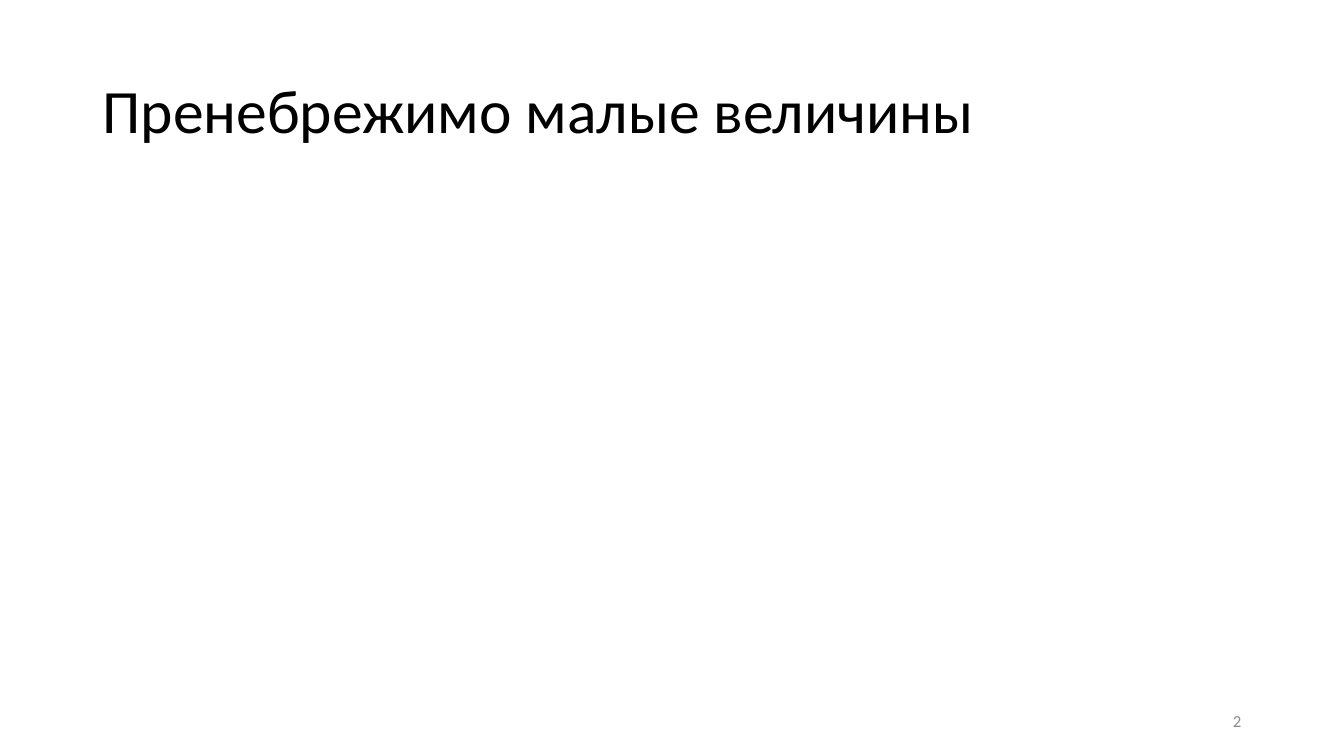
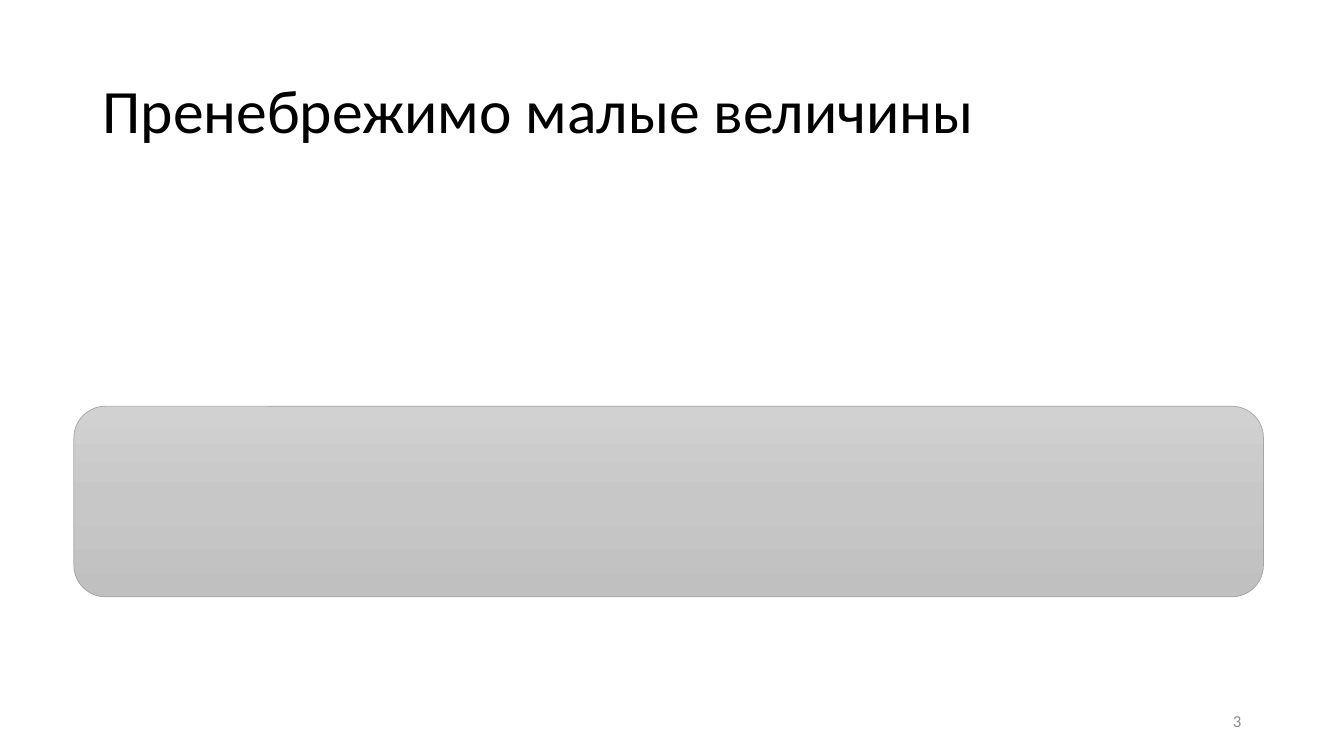
Before and after one commit to CryptoCourse/CryptoLectures, a slide deck: slide 3 of Lectures/Lecture2.pptx (slide 2 before the commit). Drawn at 1344x756 pixels with LibreOffice and Linux fonts; fonts in the diff are those of the drawing; grey boxes stand for pictures. Boxes give left, top, right and bottom in pixels: in the first picture for what was removed or moved away, otherwise in the second. Text is boxed around its words. In the diff, an @@ line names an element or a change of style, - is before the commit and + after.

```diff
--- a/Lectures/Lecture2.pptx
+++ b/Lectures/Lecture2.pptx
@@ rounded rectangle added at (74, 406, 1263, 597), fill gradient #D2D2D2 to #C8C8C8 to #C0C0C0, outline #A5A5A5 0.5 pt @@
@@ page number at (1233, 716, 1241, 727): text changed @@
-2
+3
```
Also in this commit, not shown: 4 other slides changed, 9 slides added, 5 slides removed, 1 other file.
